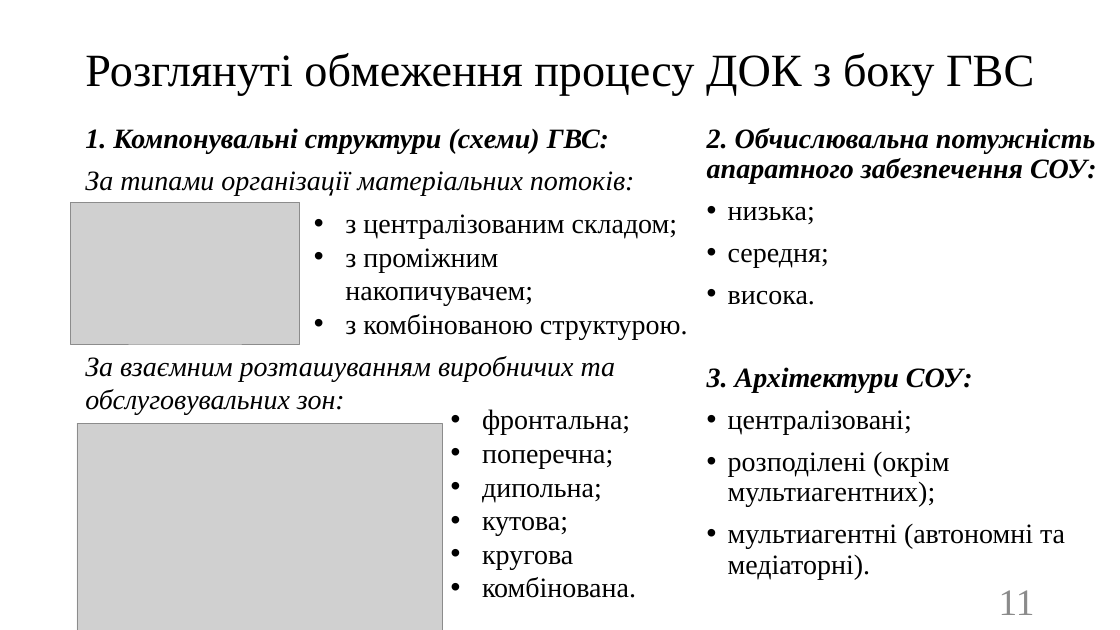
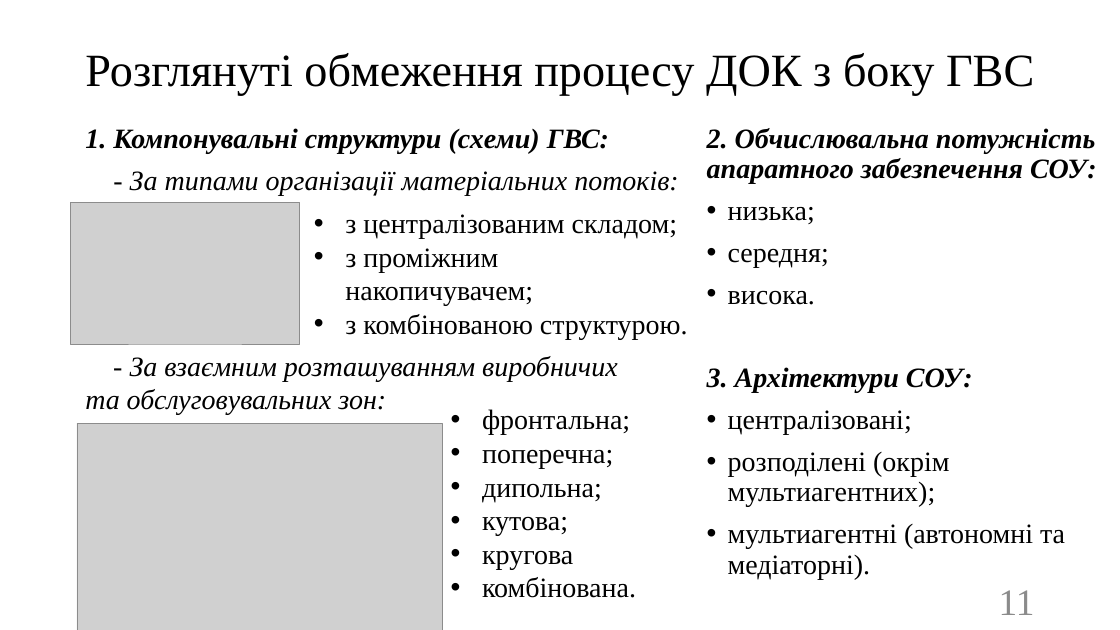
Before and after one commit to SPS-ik/diss, a slide deck: slide 11 of !pres.pptx. Drawn at 1120x630 pixels with LibreOffice and Linux fonts; fonts in the diff are those of the drawing; grey boxes stand for pictures. Boxes give left, top, right and bottom in pixels: in the first picture for what was removed or moved away, otherwise in the second. Text is boxed around its words. In the diff, an @@ line names an element or a change of style, - is before the commit and + after.

```diff
--- a/!pres.pptx
+++ b/!pres.pptx
@@ text at (130, 171, 679, 195): text changed @@
-За типами організації матеріальних потоків:
+- За типами організації матеріальних потоків:
@@ text at (85, 356, 618, 415): text changed @@
-За взаємним розташуванням виробничих та обслуговувальних зон:
+- За взаємним розташуванням виробничих та обслуговувальних зон:
```
Also in this commit, not shown: 11 other slides changed, 1 other file.
